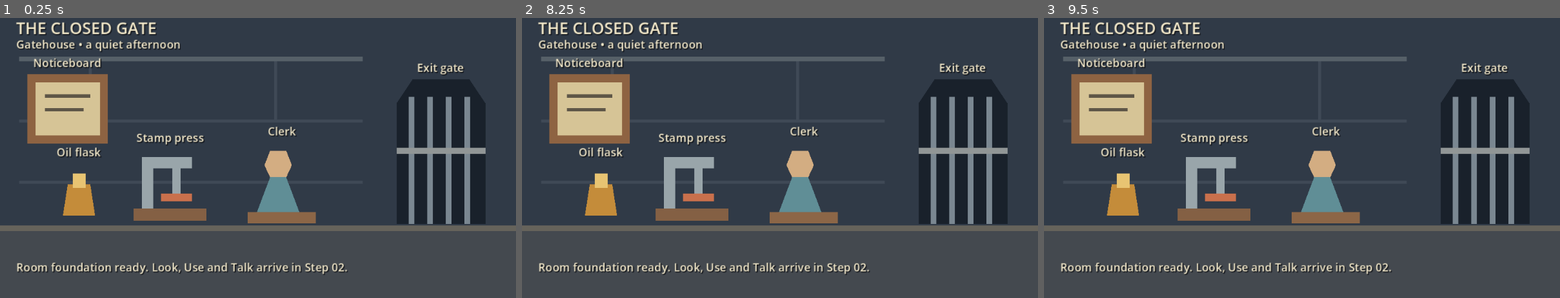
Above: before the commit, frames 1-3 (left to right).
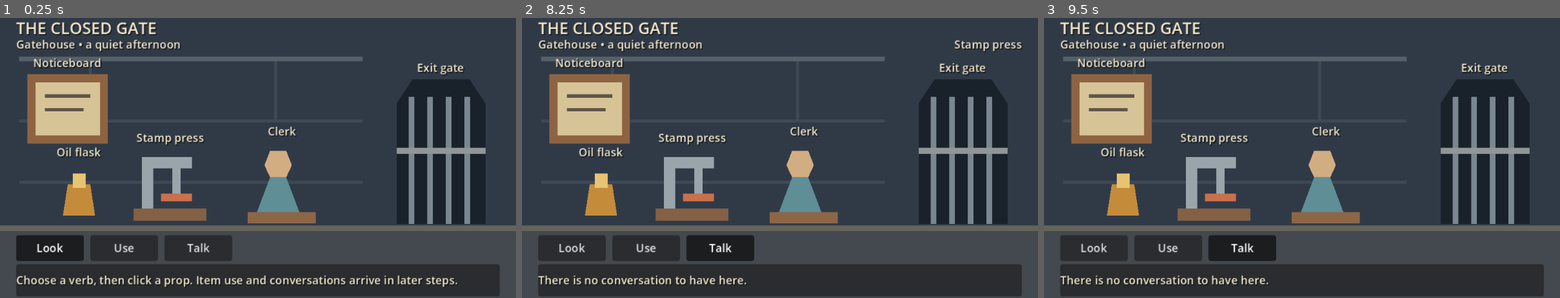
Above: after the commit, the same moments.

Repository: joacod/godot-games
Game: Godot game, scene res://scenes/main.tscn
Two runs of this game, one before a commit and one after it. Both use one fixed random seed, a clock stepped at 60 frames per second and the inputs below.
Inputs (mouse positions are in pixels of both pictures, inside the frame that each line leads up to):
- Up to frame 1 (0.25 s): no input
- Up to frame 2 (8.25 s): click (573, 247) at 0.5 s, where only the run after the commit has a clickable "Look"; click (645, 247) at 1.25 s, where only the run after the commit has a clickable "Use"; click (718, 247) at 2 s, where only the run after the commit has a clickable "Talk"; click (573, 247) at 2.75 s, where only the run after the commit has a clickable "Look"; click (645, 247) at 3.5 s, where only the run after the commit has a clickable "Use"; click (718, 247) at 4.25 s, where only the run after the commit has a clickable "Talk"; click (573, 247) at 5 s, where only the run after the commit has a clickable "Look"; click (645, 247) at 5.75 s, where only the run after the commit has a clickable "Use"; click (718, 247) at 6.5 s, where only the run after the commit has a clickable "Talk"; tap A at 7.25, 8 s; move the mouse to (893, 138) at 7.27 s; press the mouse at (893, 138) at 7.28 s; move the mouse to (676, 166) at 8.02 s; release the mouse at (676, 166) at 8.03 s; click (676, 166) at 8.1 s
- Up to frame 3 (9.5 s): tap Enter at 8.75 s; move the mouse to (1353, 90) at 8.77 s; press the mouse at (1353, 90) at 8.78 s

The runs differ from the first frame. In frame 1, 13% of the frame differs, in the area x 3-97%, y 77-100%; in frame 2, 14%, in the area x 3-97%, y 7-100%; in frame 3, 13%.

Commit message:
Add point-and-click Step 02 hotspot interactions

Diff:
--- a/point-and-click/data/theme.tres
+++ b/point-and-click/data/theme.tres
@@ -8,5 +8,9 @@
 Label/constants/shadow_offset_y = 1
 metadata/title = "THE CLOSED GATE"
 metadata/subtitle = "Gatehouse • a quiet afternoon"
-metadata/foundation_note = "Room foundation ready. Look, Use and Talk arrive in Step 02."
+metadata/foundation_note = "Choose Look, Use or Talk, then click a named prop."
 metadata/content_error = "Content could not be loaded"
+metadata/verb_look = "Look"
+metadata/verb_use = "Use"
+metadata/verb_talk = "Talk"
+metadata/interaction_hint = "Choose a verb, then click a prop. Item use and conversations arrive in later steps."
--- /dev/null
+++ b/point-and-click/scenes/hotspot.tscn
@@ -0,0 +1,9 @@
+[gd_scene load_steps=2 format=3]
+
+[ext_resource type="Script" path="res://scripts/hotspot.gd" id="1"]
+
+[node name="Hotspot" type="Area2D"]
+input_pickable = false
+script = ExtResource("1")
+
+[node name="CollisionPolygon2D" type="CollisionPolygon2D" parent="."]
--- a/point-and-click/scenes/main.tscn
+++ b/point-and-click/scenes/main.tscn
@@ -1,8 +1,11 @@
-[gd_scene load_steps=4 format=3]
+[gd_scene load_steps=6 format=3]
 
 [ext_resource type="Script" path="res://scripts/main.gd" id="1"]
 [ext_resource type="PackedScene" path="res://scenes/room.tscn" id="2"]
 [ext_resource type="Theme" path="res://data/theme.tres" id="3"]
+
+[ext_resource type="Script" path="res://scripts/interaction.gd" id="4"]
+[ext_resource type="PackedScene" path="res://scenes/ui/verbs.tscn" id="5"]
 
 [node name="Main" type="Node"]
 script = ExtResource("1")
@@ -57,3 +60,10 @@
 layout_mode = 2
 size_flags_horizontal = 3
 autowrap_mode = 2
+
+[node name="Interaction" type="Node" parent="."]
+script = ExtResource("4")
+
+[node name="InteractionUI" parent="UI/Presentation" instance=ExtResource("5")]
+visible = false
+theme = ExtResource("3")
--- /dev/null
+++ b/point-and-click/scenes/ui/verbs.tscn
@@ -0,0 +1,53 @@
+[gd_scene load_steps=2 format=3]
+
+[ext_resource type="Script" path="res://scripts/interaction_ui.gd" id="1"]
+
+[node name="InteractionUI" type="Control"]
+layout_mode = 0
+offset_right = 640.0
+offset_bottom = 360.0
+mouse_filter = 2
+script = ExtResource("1")
+
+[node name="Hover" type="Label" parent="."]
+offset_left = 400.0
+offset_top = 35.0
+offset_right = 620.0
+offset_bottom = 56.0
+horizontal_alignment = 2
+mouse_filter = 2
+
+[node name="Verbs" type="HBoxContainer" parent="."]
+offset_left = 20.0
+offset_top = 282.0
+offset_right = 290.0
+offset_bottom = 314.0
+mouse_filter = 0
+theme_override_constants/separation = 8
+
+[node name="Look" type="Button" parent="Verbs"]
+custom_minimum_size = Vector2(84, 32)
+layout_mode = 2
+toggle_mode = true
+
+[node name="Use" type="Button" parent="Verbs"]
+custom_minimum_size = Vector2(84, 32)
+layout_mode = 2
+toggle_mode = true
+
+[node name="Talk" type="Button" parent="Verbs"]
+custom_minimum_size = Vector2(84, 32)
+layout_mode = 2
+toggle_mode = true
+
+[node name="Description" type="PanelContainer" parent="."]
+offset_left = 20.0
+offset_top = 318.0
+offset_right = 620.0
+offset_bottom = 358.0
+mouse_filter = 0
+
+[node name="Text" type="Label" parent="Description"]
+layout_mode = 2
+mouse_filter = 2
+autowrap_mode = 2
--- /dev/null
+++ b/point-and-click/scripts/hotspot.gd
@@ -0,0 +1,20 @@
+extends Area2D
+
+var hotspot_id := ""
+var display_name := ""
+
+
+func configure(definition: Dictionary) -> void:
+	name = definition.id
+	hotspot_id = definition.id
+	display_name = definition.name
+	position = Vector2(definition.position[0], definition.position[1])
+	set_meta("hotspot_id", hotspot_id)
+	var vertices := PackedVector2Array()
+	for point in definition.polygon:
+		vertices.append(Vector2(point[0], point[1]))
+	$CollisionPolygon2D.polygon = vertices
+
+
+func contains_point(world_point: Vector2) -> bool:
+	return Geometry2D.is_point_in_polygon(to_local(world_point), $CollisionPolygon2D.polygon)
--- /dev/null
+++ b/point-and-click/scripts/interaction.gd
@@ -0,0 +1,94 @@
+extends Node
+
+signal hover_changed(display_name: String)
+signal feedback_changed(text: String)
+signal verb_changed(verb: String)
+
+var selected_verb := "look"
+var modal_open := false:
+	set(value):
+		modal_open = value
+		_update_hover("")
+var content: Dictionary = {}
+var hotspots: Node2D
+var hovered_name := ""
+var pointer_position := Vector2.ZERO
+
+
+func configure(bundle: Dictionary, regions: Node2D) -> void:
+	content = bundle
+	hotspots = regions
+
+
+func select_verb(verb: String) -> void:
+	if verb in ["look", "use", "talk"] and not modal_open:
+		selected_verb = verb
+		verb_changed.emit(verb)
+
+
+func target_at(world_point: Vector2) -> String:
+	if modal_open or hotspots == null:
+		return ""
+	# The first matching definition in room.json wins; physics picking order is unused.
+	for hotspot in hotspots.get_children():
+		if hotspot.contains_point(world_point):
+			return hotspot.hotspot_id
+	return ""
+
+
+func dispatch(target_id: String) -> void:
+	if modal_open or target_id.is_empty() or content.is_empty():
+		return
+	var known_target := false
+	for definition in content.room.hotspots:
+		if definition.id == target_id:
+			known_target = true
+	if not known_target:
+		return
+	# Step 02 supports text-only, unconditional rules. Transactions and dialogue
+	# belong to later steps; never partially execute a rule with other effects.
+	for rule in content.puzzle.rules:
+		if rule.verb != selected_verb or rule.target_id != target_id or rule.item_id != "":
+			continue
+		if not rule.requires.is_empty() or rule.effects.is_empty():
+			continue
+		var text_only := true
+		var lines := PackedStringArray()
+		for effect in rule.effects:
+			if effect.type != "show_text":
+				text_only = false
+			else:
+				lines.append(effect.text)
+		if text_only:
+			feedback_changed.emit("\n".join(lines))
+			return
+	feedback_changed.emit(content.puzzle.failure_responses[selected_verb])
+
+
+func _process(_delta: float) -> void:
+	var display_name := ""
+	if not modal_open and hotspots != null and get_viewport().gui_get_hovered_control() == null:
+		var target := target_at(hotspots.get_canvas_transform().affine_inverse() * pointer_position)
+		for hotspot in hotspots.get_children():
+			if hotspot.hotspot_id == target:
+				display_name = hotspot.display_name
+	_update_hover(display_name)
+
+
+func _update_hover(display_name: String) -> void:
+	if hovered_name != display_name:
+		hovered_name = display_name
+		hover_changed.emit(display_name)
+
+
+func _input(event: InputEvent) -> void:
+	if event is InputEventMouse:
+		pointer_position = event.position
+
+
+func _unhandled_input(event: InputEvent) -> void:
+	if modal_open or hotspots == null:
+		return
+	if event.is_action_pressed("interact"):
+		dispatch(target_at(hotspots.get_canvas_transform().affine_inverse() * pointer_position))
+		get_viewport().set_input_as_handled()
--- /dev/null
+++ b/point-and-click/scripts/interaction_ui.gd
@@ -0,0 +1,25 @@
+extends Control
+
+var interaction: Node
+var buttons: Dictionary = {}
+
+
+func configure(controller: Node) -> void:
+	interaction = controller
+	var group := ButtonGroup.new()
+	for verb in ["look", "use", "talk"]:
+		var button: Button = $Verbs.get_node(verb.capitalize())
+		button.text = theme.get_meta("verb_" + verb)
+		button.button_group = group
+		button.pressed.connect(interaction.select_verb.bind(verb))
+		buttons[verb] = button
+	interaction.verb_changed.connect(_show_verb)
+	interaction.hover_changed.connect(func(text: String): $Hover.text = text)
+	interaction.feedback_changed.connect(func(text: String): $Description/Text.text = text)
+	$Description/Text.text = theme.get_meta("interaction_hint")
+	_show_verb(interaction.selected_verb)
+
+
+func _show_verb(verb: String) -> void:
+	for button_verb in buttons:
+		buttons[button_verb].set_pressed_no_signal(button_verb == verb)
--- a/point-and-click/scripts/main.gd
+++ b/point-and-click/scripts/main.gd
@@ -1,5 +1,6 @@
 extends Node
 
+const HotspotScene := preload("res://scenes/hotspot.tscn")
 const ContentLoader := preload("res://scripts/content_loader.gd")
 @export var content_directory := "res://data"
 var content: Dictionary = {}
@@ -22,6 +23,10 @@
 	content = result.content
 	build_room()
 	$Room.show()
+	$UI/Presentation/Footer.hide()
+	$Interaction.configure(content, $Room/Hotspots)
+	$UI/Presentation/InteractionUI.configure($Interaction)
+	$UI/Presentation/InteractionUI.show()
 
 
 func build_room() -> void:
@@ -33,18 +38,10 @@
 		visual.name = definition.id
 		visual.position = Vector2(definition.position[0], definition.position[1])
 		$Room/Props.add_child(visual)
-		var area := Area2D.new()
-		area.name = definition.id
-		area.position = visual.position
-		area.set_meta("hotspot_id", definition.id)
-		area.input_pickable = false # Dispatch and hover belong to Step 02.
-		var collision := CollisionPolygon2D.new()
-		var vertices := PackedVector2Array()
-		for point in definition.polygon:
-			vertices.append(Vector2(point[0], point[1]))
-		collision.polygon = vertices
-		area.add_child(collision)
+		var area := HotspotScene.instantiate()
+		area.configure(definition)
 		$Room/Hotspots.add_child(area)
+		var vertices: PackedVector2Array = area.get_node("CollisionPolygon2D").polygon
 		var label := Label.new()
 		label.text = definition.name
 		label.theme = $UI/Presentation.theme
--- /dev/null
+++ b/point-and-click/tests/interaction_test.gd
@@ -0,0 +1,130 @@
+extends RefCounted
+
+var messages: Array[String] = []
+
+
+func click(tree: SceneTree, point: Vector2) -> void:
+	var motion := InputEventMouseMotion.new()
+	motion.position = point
+	tree.root.push_input(motion, true)
+	for pressed in [true, false]:
+		var event := InputEventMouseButton.new()
+		event.button_index = MOUSE_BUTTON_LEFT
+		event.pressed = pressed
+		event.position = point
+		tree.root.push_input(event, true)
+	await tree.process_frame
+
+
+
+func run(tree: SceneTree, main: Node, check: Callable) -> void:
+	var interaction: Node = main.get_node("Interaction")
+	var ui: Control = main.get_node("UI/Presentation/InteractionUI")
+	var regions: Node2D = main.get_node("Room/Hotspots")
+	interaction.feedback_changed.connect(func(text: String): messages.append(text))
+	var unchanged: Dictionary = main.content.duplicate(true)
+	for region in regions.get_children():
+		var polygon: PackedVector2Array = region.get_node("CollisionPolygon2D").polygon
+		var center: Vector2 = region.position + (polygon[0] + polygon[2]) / 2.0
+		check.call(interaction.target_at(center) == region.hotspot_id, "Discoverable center: " + region.hotspot_id)
+		check.call(interaction.target_at(region.position + Vector2(3, 3)) == region.hotspot_id, "Generous edge hit: " + region.hotspot_id)
+		interaction.select_verb("look")
+		interaction.dispatch(region.hotspot_id)
+		check.call(not messages.is_empty() and messages.back() == authored_look(main.content, region.hotspot_id), "Authored Look: " + region.hotspot_id)
+		check.call(ui.get_node("Description/Text").text == messages.back(), "Look rendered: " + region.hotspot_id)
+		for verb in ["use", "talk"]:
+			interaction.select_verb(verb)
+			var before := messages.size()
+			interaction.dispatch(region.hotspot_id)
+			check.call(messages.size() == before + 1 and not messages.back().is_empty(), "Use/Talk feedback: " + region.hotspot_id)
+	check.call(main.content == unchanged, "All verbs leave content, flags and reward definitions unchanged")
+	check.call(regions.get_child_count() == 5 and main.get_node("Room/Props/oil").visible, "Use does not collect oil or hide props")
+	interaction.select_verb("use")
+	interaction.dispatch("noticeboard")
+	check.call(messages.back() == main.content.puzzle.failure_responses.use, "Unsupported Use uses authored fallback")
+	interaction.select_verb("talk")
+	interaction.dispatch("gate")
+	check.call(messages.back() == main.content.puzzle.failure_responses.talk, "Unsupported Talk uses authored fallback")
+	var before := messages.size()
+	interaction.dispatch("unknown")
+	interaction.dispatch("")
+	check.call(messages.size() == before, "Unknown/empty targets do not dispatch")
+	interaction.select_verb("invalid")
+	check.call(interaction.selected_verb == "talk", "Unknown verb rejected")
+	check.call(interaction.target_at(Vector2(450, 70)).is_empty(), "Empty room is not a target")
+
+	# Overlap deliberately: authored order wins regardless of physics picking.
+	var press: Node2D = regions.get_node("press")
+	var old_position := press.position
+	press.position = regions.get_node("oil").position
+	check.call(interaction.target_at(press.position + Vector2(20, 20)) == "oil", "Overlapping hotspot has deterministic first-definition priority")
+	press.position = old_position
+
+	# Exercise actual viewport event routing, including a UI overlay over oil.
+	var oil: Node2D = regions.get_node("oil")
+	var oil_point: Vector2 = oil.get_global_transform_with_canvas() * Vector2(20, 20)
+	var motion := InputEventMouseMotion.new()
+	motion.position = oil_point
+	tree.root.push_input(motion, true)
+	await tree.process_frame
+	await tree.process_frame
+	check.call(ui.get_node("Hover").text == "Oil flask", "Mouse motion renders authored hover name")
+	interaction.select_verb("look")
+	before = messages.size()
+	await click(tree, oil_point)
+	check.call(messages.size() == before + 1 and messages.back() == main.content.puzzle.rules[0].effects[0].text, "Room mouse click dispatches once")
+	var talk_button: Button = ui.get_node("Verbs/Talk")
+	before = messages.size()
+	await click(tree, talk_button.get_global_transform_with_canvas() * (talk_button.size / 2.0))
+	check.call(interaction.selected_verb == "talk" and talk_button.button_pressed, "Native GUI input selects visible Talk verb")
+	check.call(messages.size() == before, "Verb click does not dispatch scenery")
+
+	var overlay := Button.new()
+	overlay.position = oil.position
+	overlay.size = Vector2(56, 75)
+	main.get_node("UI/Presentation").add_child(overlay)
+	await tree.process_frame
+	before = messages.size()
+	await click(tree, oil_point)
+	check.call(messages.size() == before, "Overlay consumes click above hotspot")
+	check.call(ui.get_node("Hover").text.is_empty(), "Hover clears over blocking UI")
+	overlay.queue_free()
+	await tree.process_frame
+	interaction.modal_open = true
+	before = messages.size()
+	interaction.dispatch("oil")
+	await click(tree, oil_point)
+	check.call(messages.size() == before and interaction.target_at(oil.position + Vector2(20, 20)).is_empty(), "Modal blocks direct and mouse room dispatch")
+	check.call(ui.get_node("Hover").text.is_empty(), "Modal clears hover")
+	interaction.modal_open = false
+	interaction.select_verb("look")
+	await click(tree, oil_point)
+	check.call(messages.size() == before + 1, "Room interaction resumes after modal closes")
+
+	# Data replacement changes the visible response without touching scripts.
+	var original_text: String = main.content.puzzle.rules[0].effects[0].text
+	main.content.puzzle.rules[0].effects[0].text = "Replacement fixture description."
+	interaction.dispatch("oil")
+	check.call(ui.get_node("Description/Text").text == "Replacement fixture description.", "Edited content text is rendered")
+	main.content.puzzle.rules[0].effects[0].text = original_text
+	interaction.dispatch("press")
+	check.call(ui.get_node("Verbs/Look").button_pressed and not ui.get_node("Verbs/Use").button_pressed and not ui.get_node("Verbs/Talk").button_pressed, "Only the selected verb remains pressed")
+
+	# Never execute the text portion of a transaction or a conditional rule.
+	var effects: Array = main.content.puzzle.rules[0].effects.duplicate(true)
+	main.content.puzzle.rules[0].effects.append({"type": "set_flag", "flag_id": "oil_taken", "value": true})
+	interaction.dispatch("oil")
+	check.call(messages.back() == main.content.puzzle.failure_responses.look and not main.content.puzzle.initial_flags.oil_taken, "Mixed effects are skipped entirely")
+	main.content.puzzle.rules[0].effects = effects
+	main.content.puzzle.rules[0].requires = [{"flag": "oil_taken", "value": false}]
+	interaction.dispatch("oil")
+	check.call(messages.back() == main.content.puzzle.failure_responses.look, "Conditional rules remain deferred")
+	main.content.puzzle.rules[0].requires = []
+	interaction.dispatch("press")
+
+
+func authored_look(content: Dictionary, target_id: String) -> String:
+	for rule in content.puzzle.rules:
+		if rule.verb == "look" and rule.target_id == target_id:
+			return rule.effects[0].text
+	return ""
--- a/point-and-click/tests/run_tests.gd
+++ b/point-and-click/tests/run_tests.gd
@@ -118,7 +118,7 @@
 	check(main.get_node("Room/Props").get_child_count() == 5, "Five independent prop visuals instantiated")
 	check(main.get_node("Room/Camera2D").position == Vector2(320, 180), "Camera framing is fixed")
 	for area in main.get_node("Room/Hotspots").get_children():
-		check(not area.input_pickable, "Hotspot dispatch must wait for Step 02")
+		check(not area.input_pickable, "Physics picking disabled for ordered central dispatch")
 		check(area.get_meta("hotspot_id") == str(area.name), "Stable hotspot IDs retained")
 		check(area.get_child(0).polygon.size() == 4, "Authored collision geometry retained")
 		var rect := Rect2(area.position, area.get_child(0).polygon[2])
@@ -132,12 +132,13 @@
 			if child.text == "Oil flask":
 				oil_label_rect = child.get_rect()
 	check(names.size() == 5 and "Noticeboard" in names and "Exit gate" in names, "Every prop has an authored label")
-	check(main.get_node("UI/Presentation/Footer").text.contains("Step 02"), "Foundation status is clear")
+	check(main.get_node("UI/Presentation/InteractionUI").visible, "Validated startup reveals interaction UI")
 	for action in ["interact", "cancel", "pause"]:
 		check(InputMap.has_action(action) and not InputMap.action_get_events(action).is_empty(), "Input configured: " + action)
 	check(ProjectSettings.get_setting("display/window/size/viewport_width") == 640, "Logical viewport width")
 	check(ProjectSettings.get_setting("display/window/size/viewport_height") == 360, "Logical viewport height")
 	check(ProjectSettings.get_setting("rendering/renderer/rendering_method") == "gl_compatibility", "Compatibility renderer retained")
+	await preload("res://tests/interaction_test.gd").new().run(self, main, check)
 	await capture("room")
 	main.queue_free()
 	await process_frame
@@ -159,5 +160,5 @@
 	check(reordered_label_rect == oil_label_rect, "Reordered polygon preserves label position and width")
 	reordered_main.queue_free()
 	await process_frame
-	print("Foundation checks: %d passed, %d failed" % [checks - failures, failures])
+	print("Foundation + interaction checks: %d passed, %d failed" % [checks - failures, failures])
 	quit(1 if failures else 0)
Not shown, added: point-and-click/scripts/hotspot.gd.uid
Not shown, added: point-and-click/scripts/interaction.gd.uid
Not shown, added: point-and-click/scripts/interaction_ui.gd.uid
Not shown, added: point-and-click/tests/interaction_test.gd.uid
Not shown, changed: openspec/changes/add-point-and-click/tasks.md
Not shown, changed: point-and-click/README.md
Not shown, changed: point-and-click/docs/ACCEPTANCE.md
Not shown, changed: point-and-click/docs/DESIGN.md
Not shown, changed: point-and-click/docs/STEPS.md
Not shown, changed: point-and-click/docs/steps/02-hotspots-and-verbs.md
